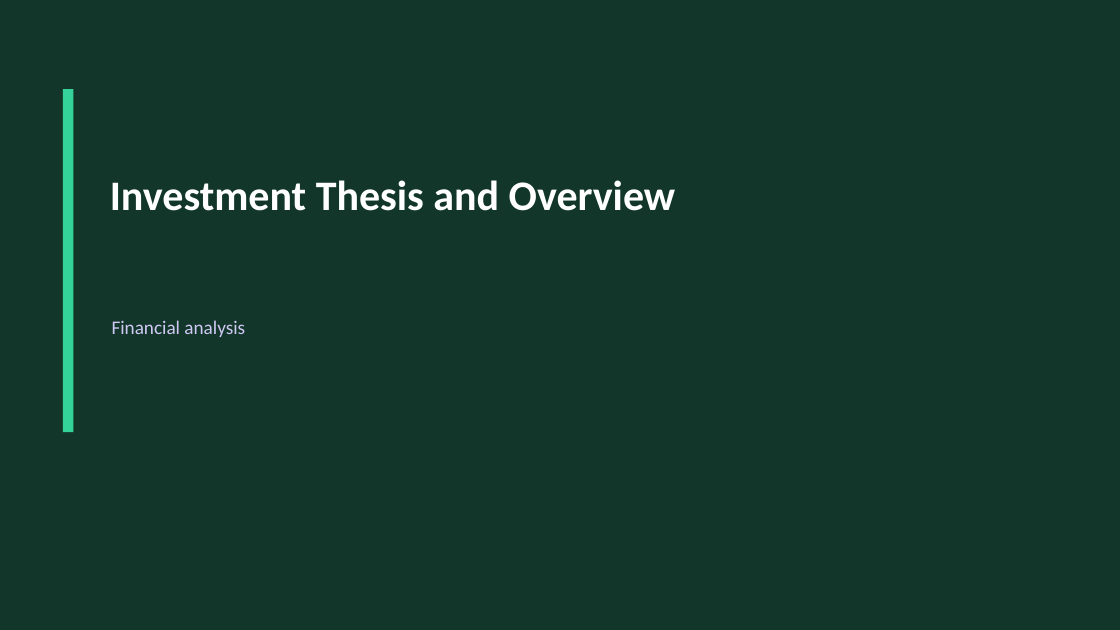
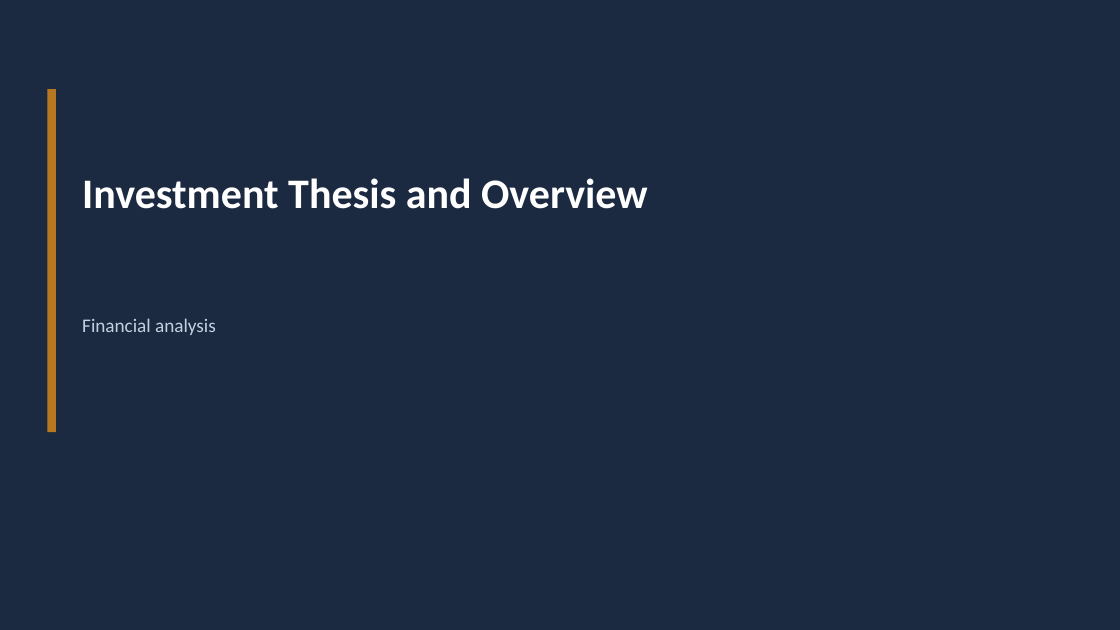
Before and after one commit to satyam-binocs/financials-ppt-poc, a slide deck: slide 1 of .codex-finalizer/phase2-candidate.pptx. Drawn at 1120x630 pixels with LibreOffice and Linux fonts; fonts in the diff are those of the drawing. Boxes give left, top, right and bottom in pixels: in the first picture for what was removed or moved away, otherwise in the second. Text is boxed around its words. In the diff, an @@ line names an element or a change of style, - is before the commit and + after.

```diff
--- a/.codex-finalizer/phase2-candidate.pptx
+++ b/.codex-finalizer/phase2-candidate.pptx
@@ background #12372A to #1B2A41 @@
@@ rectangle: place and size @@
-rectangle at <box>63,89,73,432</box>
+rectangle at <box>47,89,55,432</box>
@@ rectangle at <box>47,89,55,432</box>: fill #34D399 to #B7791F @@
@@ text "Investment Thesis and Overview": place and size @@
-text "Investment Thesis and Overview" at <box>110,180,676,211</box>
+text "Investment Thesis and Overview" at <box>82,178,648,209</box>
@@ text "Financial analysis": place and size @@
-text "Financial analysis" at <box>112,320,245,337</box>
+text "Financial analysis" at <box>82,318,216,335</box>
@@ text "Financial analysis" at <box>82,318,216,335</box>: text colour #CFC9F3 to #C3D0E0 @@
```
Also in this commit, not shown: 22 other slides changed, 7 slides added, 43 slides removed, 46 other files.
